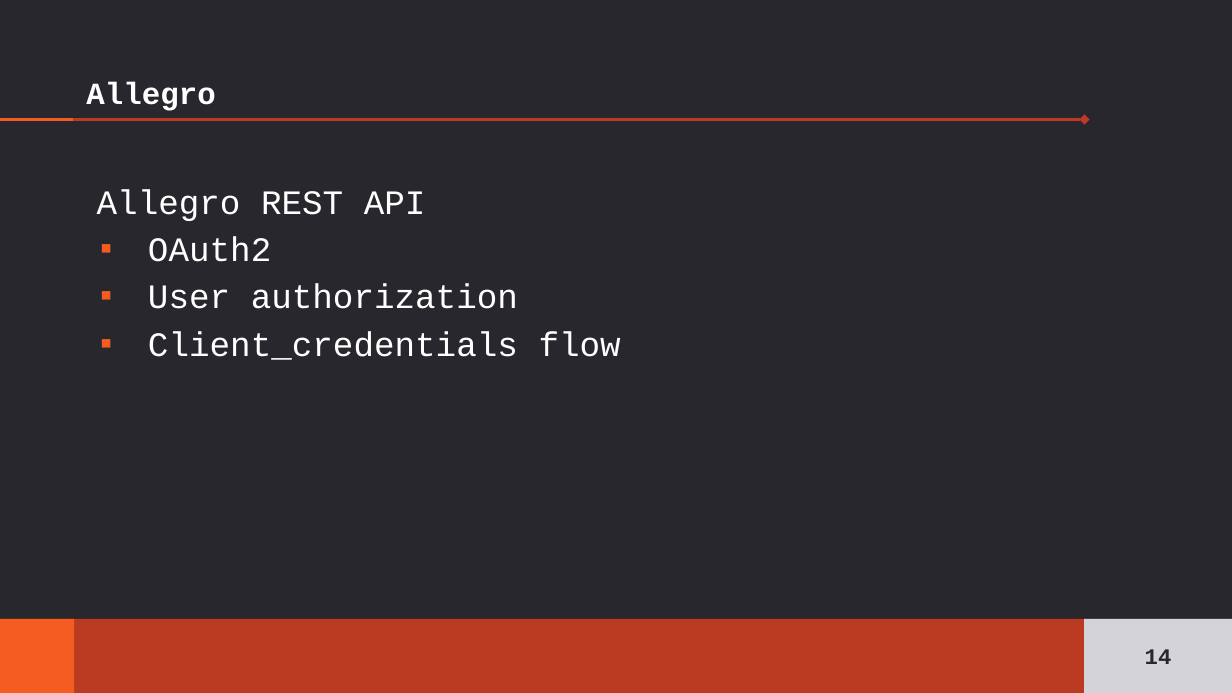
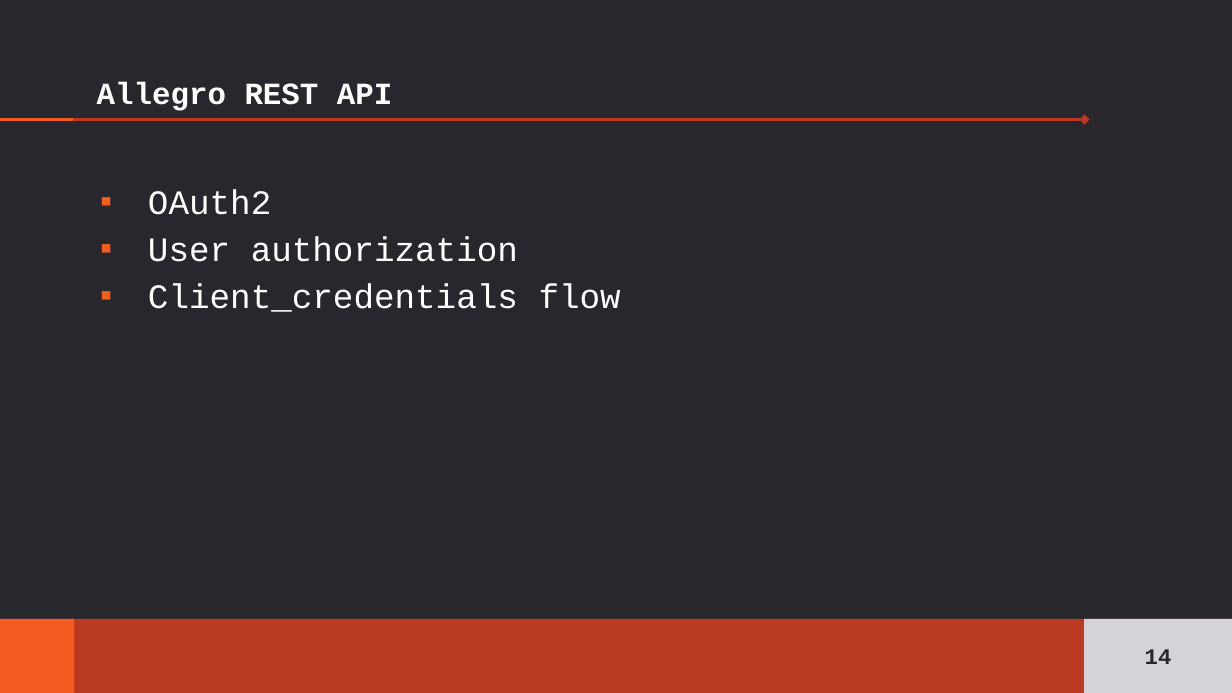
Before and after one commit to zelechowskij/JPWP-odpowiedzi, a slide deck: slide 14 of Zelechowksi_Aledroggo.pptx. Drawn at 1232x693 pixels with LibreOffice and Linux fonts; fonts in the diff are those of the drawing. Boxes give left, top, right and bottom in pixels: in the first picture for what was removed or moved away, otherwise in the second. Text is boxed around its words. In the diff, an @@ line names an element or a change of style, - is before the commit and + after.

```diff
--- a/Zelechowksi_Aledroggo.pptx
+++ b/Zelechowksi_Aledroggo.pptx
@@ title at box(97, 82, 392, 111): text changed @@
-Allegro
+Allegro REST API
@@ text at box(97, 189, 426, 221): paragraph removed @@
-Allegro REST API
```
Also in this commit, not shown: 10 other slides changed, 3 slides added, 1 slide removed.
